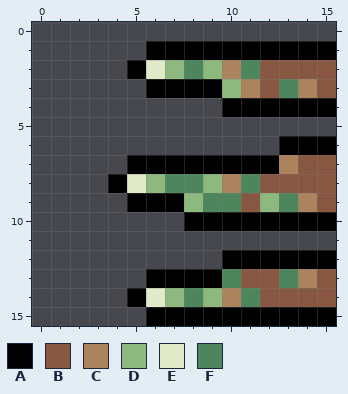
A pixel-art sprite gets an edit: Assets/_Sprites/_tutorial/tutorial_spikeLeft2.png. This is how it looked before the edit.
The file is 16x16 pixels.
Palette (. is transparent): A #000000  B #885742  C #ab835d  D #8db97e  E #e1ebc9  F #4d855c
Pixels before, first column x 4:
 1 ..AAAAAAAAAA
 2 .AEDFDCFBBBB
 3 ..AAAADCBFCB
 4 ......AAAAAA
 5 ............
 6 .........AAA
 7 .AAAAAAAACBB
 8 AEDFFDCFBBBB
 9 .AAADFFBDFCB
10 ....AAAAAAAA
11 ............
12 ......AAAAAA
13 ..AAAAFBBFCB
14 .AEDFDCFBBBB
15 ..AAAAAAAAAA
And afterwards:
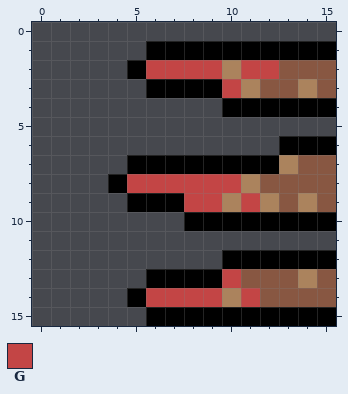
Colours new in this view: G #c34545
From old to new:
{"y":2,"x":6,"old":"EDFD","new":"GGGG"}
{"y":2,"x":11,"old":"FB","new":"GG"}
{"y":3,"x":10,"old":"D","new":"G"}
{"y":3,"x":13,"old":"F","new":"B"}
{"y":8,"x":5,"old":"EDFFDCF","new":"GGGGGGC"}
{"y":9,"x":8,"old":"DFFBDF","new":"GGCGCB"}
{"y":13,"x":10,"old":"F","new":"G"}
{"y":13,"x":13,"old":"F","new":"B"}
{"y":14,"x":6,"old":"EDFD","new":"GGGG"}
{"y":14,"x":11,"old":"F","new":"G"}
{"label":"changed","picture_box":[127,60,298,307]}
